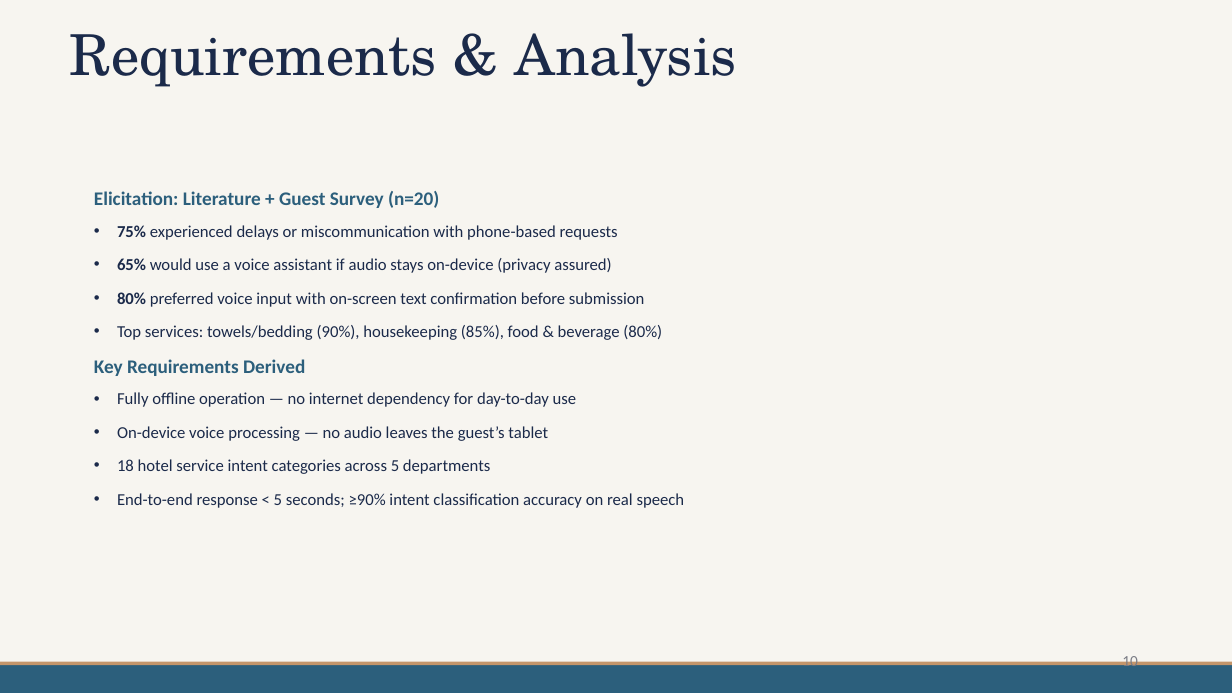
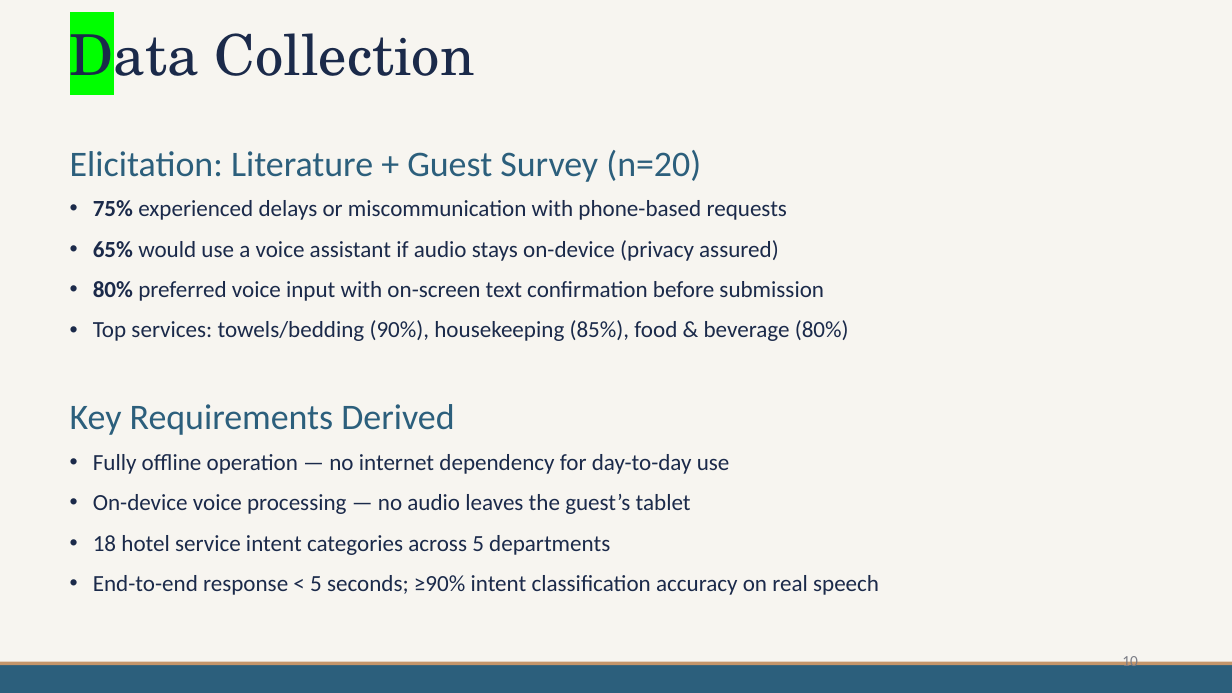
Before and after one commit to mdpw/msc-research, a slide deck: slide 10 of documents/Viva Presentation.pptx. Drawn at 1232x693 pixels with LibreOffice and Linux fonts; fonts in the diff are those of the drawing. Boxes give left, top, right and bottom in pixels: in the first picture for what was removed or moved away, otherwise in the second. Text is boxed around its words. In the diff, an @@ line names an element or a change of style, - is before the commit and + after.

```diff
--- a/documents/Viva Presentation.pptx
+++ b/documents/Viva Presentation.pptx
@@ title at (x1=70, y1=20, x2=474, y2=93): text changed @@
-Requirements & Analysis
+Data Collection
@@ text "Elicitation: Literature + Guest Survey ..." moved from (x1=94, y1=191, x2=685, y2=508) to (x1=70, y1=150, x2=879, y2=595) @@
@@ text "Elicitation: Literature + Guest Survey ..." at (x1=70, y1=150, x2=879, y2=595): size 15 to 28 pt, bold off in "Elicitation: Literature + Guest Survey (n=20)", "Key Requirements Derived"; size 13 to 18 pt in "75% experienced delays or miscommunication with phone-based ...", "65% would use a voice assistant if ...", "80% preferred voice input with on-screen text ...", "Top services: towels/bedding (90%), housekeeping (85%), food ..." and 4 more places @@
```
Also in this commit, not shown: 17 other slides changed, 2 slides added, 2 slides removed.
